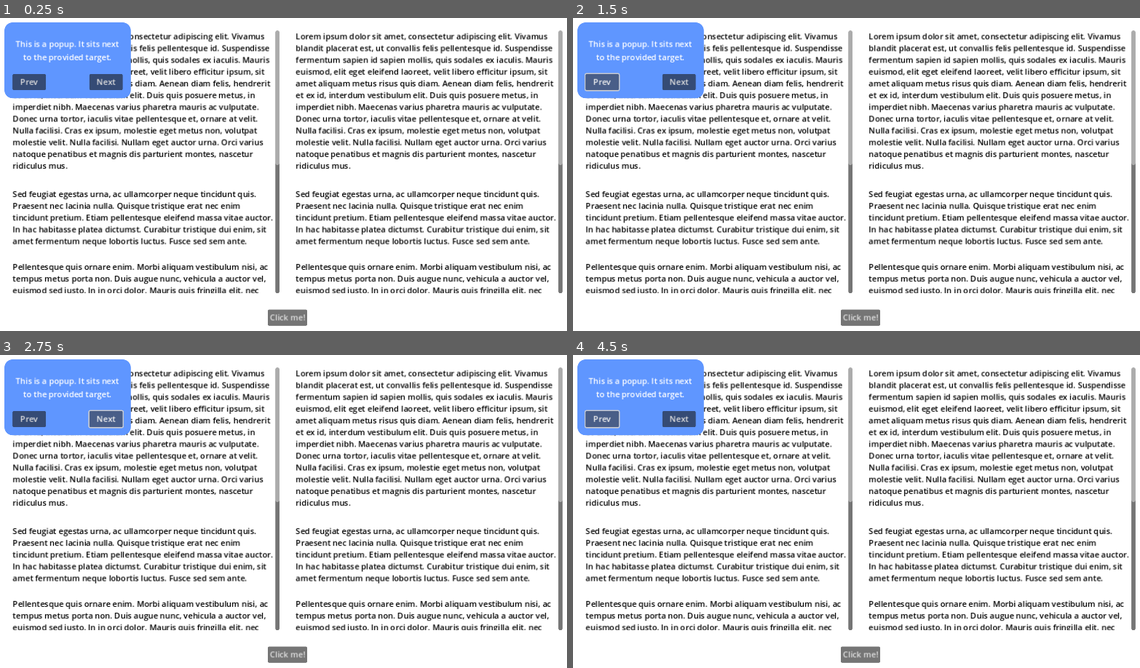
Above: before the commit, frames 1-4 (two rows, left to right).
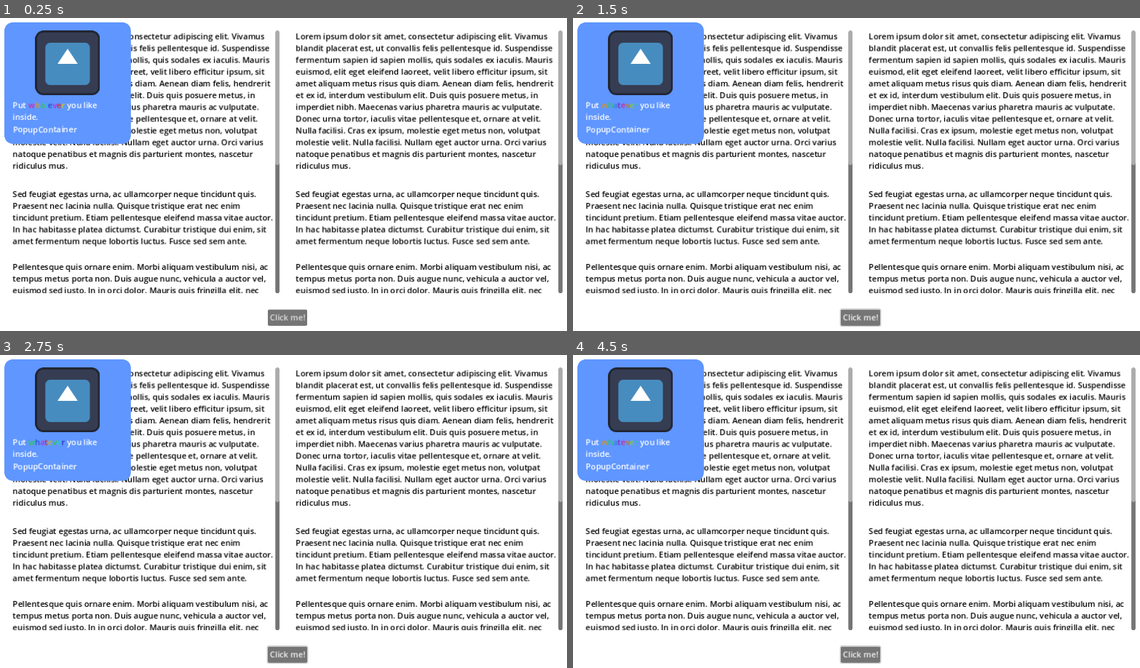
Above: after the commit, the same moments.

Repository: Decapitated/Godot-Tour
Game: Godot game, scene res://main.tscn
The game is run twice, just before and just after one commit, with the same random seed, the same clock (stepped at 60 frames per second) and the same inputs. The project has no main scene, so this scene is started directly. The engine's default icon, where the game draws it, is replaced by a stand-in: a white triangle on a blue panel in a dark square.
Inputs (mouse positions are in pixels of both pictures, inside the frame that each line leads up to):
- Up to frame 1 (0.25 s): no input
- Up to frame 2 (1.5 s): click "Click me!" at 0.5 s; click (601, 80) at 1.25 s, where only the run before the commit has a clickable "Prev"
- Up to frame 3 (2.75 s): click (107, 417) at 2 s, where only the run before the commit has a clickable "Next"
- Up to frame 4 (4.5 s): click (680, 417) at 2.75 s, where only the run before the commit has a clickable "Next"; click "Click me!" at 3.5 s; click (601, 417) at 4.25 s, where only the run before the commit has a clickable "Prev"

The runs differ from the first frame. In frame 1, 6.1% of the frame differs, in the area x 0-24%, y 3-41%; in frame 2, 6.2%; in frame 3, 6.2%, in the area x 0-55%, y 3-99%; in frame 4, 6.2%.

Commit message:
Another popup example.

Diff:
--- a/demo/main.tscn
+++ b/demo/main.tscn
@@ -1,7 +1,8 @@
-[gd_scene load_steps=5 format=3 uid="uid://cvrwxwcki5rf0"]
+[gd_scene load_steps=7 format=3 uid="uid://cvrwxwcki5rf0"]
 
 [ext_resource type="Script" path="res://Button.gd" id="1_sxr4r"]
 [ext_resource type="Theme" uid="uid://bf4vmadtkow8t" path="res://TheaterRect.theme" id="2_rk1ak"]
+[ext_resource type="Texture2D" uid="uid://buk5q5nw8eioy" path="res://icon.svg" id="3_0f52y"]
 
 [sub_resource type="StyleBoxFlat" id="StyleBoxFlat_dhxab"]
 bg_color = Color(1, 1, 1, 1)
@@ -16,6 +17,8 @@
 corner_radius_top_right = 16
 corner_radius_bottom_right = 16
 corner_radius_bottom_left = 16
+
+[sub_resource type="RichTextEffect" id="RichTextEffect_067e5"]
 
 [node name="Control" type="Control"]
 layout_mode = 3
@@ -87,7 +90,7 @@
 script = ExtResource("1_sxr4r")
 
 [node name="TheaterRect" type="TheaterRect" parent="." node_paths=PackedStringArray("focused_node", "overlay")]
-focused_node = NodePath("../PanelContainer/MarginContainer/VBoxContainer/HBoxContainer/RichTextLabel")
+focused_node = NodePath("../PanelContainer/MarginContainer/VBoxContainer/CenterContainer/Button")
 overlay = NodePath("Overlay")
 layout_mode = 1
 anchors_preset = 15
@@ -105,26 +108,29 @@
 
 [node name="PopupContainer" type="PopupContainer" parent="TheaterRect" node_paths=PackedStringArray("target")]
 target = NodePath("../Overlay")
+position = 2
+smart_position = false
 layout_mode = 0
 
-[node name="MarginContainer" type="MarginContainer" parent="TheaterRect/PopupContainer"]
+[node name="Example1" type="MarginContainer" parent="TheaterRect/PopupContainer"]
+visible = false
 layout_mode = 2
 theme_override_constants/margin_left = 16
 theme_override_constants/margin_top = 16
 theme_override_constants/margin_right = 16
 theme_override_constants/margin_bottom = 16
 
-[node name="PanelContainer" type="PanelContainer" parent="TheaterRect/PopupContainer/MarginContainer"]
+[node name="PanelContainer" type="PanelContainer" parent="TheaterRect/PopupContainer/Example1"]
 custom_minimum_size = Vector2(250, 150)
 layout_mode = 2
 size_flags_horizontal = 4
 size_flags_vertical = 4
 theme_override_styles/panel = SubResource("StyleBoxFlat_shvdj")
 
-[node name="VBoxContainer" type="VBoxContainer" parent="TheaterRect/PopupContainer/MarginContainer/PanelContainer"]
+[node name="VBoxContainer" type="VBoxContainer" parent="TheaterRect/PopupContainer/Example1/PanelContainer"]
 layout_mode = 2
 
-[node name="Label" type="Label" parent="TheaterRect/PopupContainer/MarginContainer/PanelContainer/VBoxContainer"]
+[node name="Label" type="Label" parent="TheaterRect/PopupContainer/Example1/PanelContainer/VBoxContainer"]
 layout_mode = 2
 size_flags_vertical = 3
 text = "This is a popup. It sits next to the provided target."
@@ -132,22 +138,55 @@
 vertical_alignment = 1
 autowrap_mode = 3
 
-[node name="HBoxContainer" type="HBoxContainer" parent="TheaterRect/PopupContainer/MarginContainer/PanelContainer/VBoxContainer"]
+[node name="HBoxContainer" type="HBoxContainer" parent="TheaterRect/PopupContainer/Example1/PanelContainer/VBoxContainer"]
 layout_mode = 2
 alignment = 1
 
-[node name="Previous" type="Button" parent="TheaterRect/PopupContainer/MarginContainer/PanelContainer/VBoxContainer/HBoxContainer"]
+[node name="Previous" type="Button" parent="TheaterRect/PopupContainer/Example1/PanelContainer/VBoxContainer/HBoxContainer"]
 custom_minimum_size = Vector2(66, 0)
 layout_mode = 2
 text = "Prev"
 
-[node name="Filler" type="Control" parent="TheaterRect/PopupContainer/MarginContainer/PanelContainer/VBoxContainer/HBoxContainer"]
+[node name="Filler" type="Control" parent="TheaterRect/PopupContainer/Example1/PanelContainer/VBoxContainer/HBoxContainer"]
 layout_mode = 2
 size_flags_horizontal = 3
 
-[node name="Next" type="Button" parent="TheaterRect/PopupContainer/MarginContainer/PanelContainer/VBoxContainer/HBoxContainer"]
+[node name="Next" type="Button" parent="TheaterRect/PopupContainer/Example1/PanelContainer/VBoxContainer/HBoxContainer"]
 custom_minimum_size = Vector2(66, 0)
 layout_mode = 2
 text = "Next"
 
+[node name="Example2" type="MarginContainer" parent="TheaterRect/PopupContainer"]
+layout_mode = 2
+theme_override_constants/margin_left = 16
+theme_override_constants/margin_top = 16
+theme_override_constants/margin_right = 16
+theme_override_constants/margin_bottom = 16
+
+[node name="PanelContainer" type="PanelContainer" parent="TheaterRect/PopupContainer/Example2"]
+custom_minimum_size = Vector2(250, 0)
+layout_mode = 2
+size_flags_horizontal = 4
+size_flags_vertical = 4
+theme_override_styles/panel = SubResource("StyleBoxFlat_shvdj")
+
+[node name="VBoxContainer" type="VBoxContainer" parent="TheaterRect/PopupContainer/Example2/PanelContainer"]
+layout_mode = 2
+theme_override_constants/separation = 8
+
+[node name="TextureRect" type="TextureRect" parent="TheaterRect/PopupContainer/Example2/PanelContainer/VBoxContainer"]
+layout_mode = 2
+size_flags_horizontal = 4
+texture = ExtResource("3_0f52y")
+
+[node name="RichTextLabel" type="RichTextLabel" parent="TheaterRect/PopupContainer/Example2/PanelContainer/VBoxContainer"]
+clip_contents = false
+layout_mode = 2
+bbcode_enabled = true
+text = "Put [rainbow freq=1.0 sat=0.8 val=0.8]whatever[/rainbow] you like inside.
+[shake rate=20.0 level=5 connected=1]PopupContainer[/shake]"
+fit_content = true
+autowrap_mode = 2
+custom_effects = [SubResource("RichTextEffect_067e5")]
+
 [connection signal="pressed" from="PanelContainer/MarginContainer/VBoxContainer/CenterContainer/Button" to="PanelContainer/MarginContainer/VBoxContainer/CenterContainer/Button" method="on_click"]
